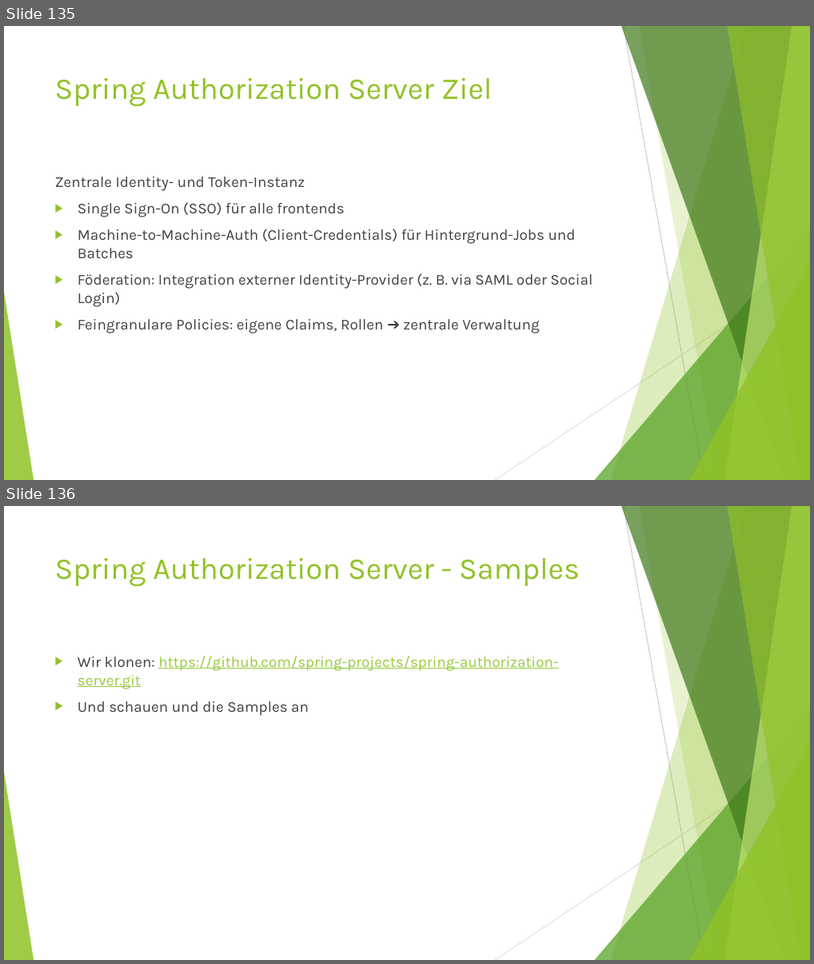
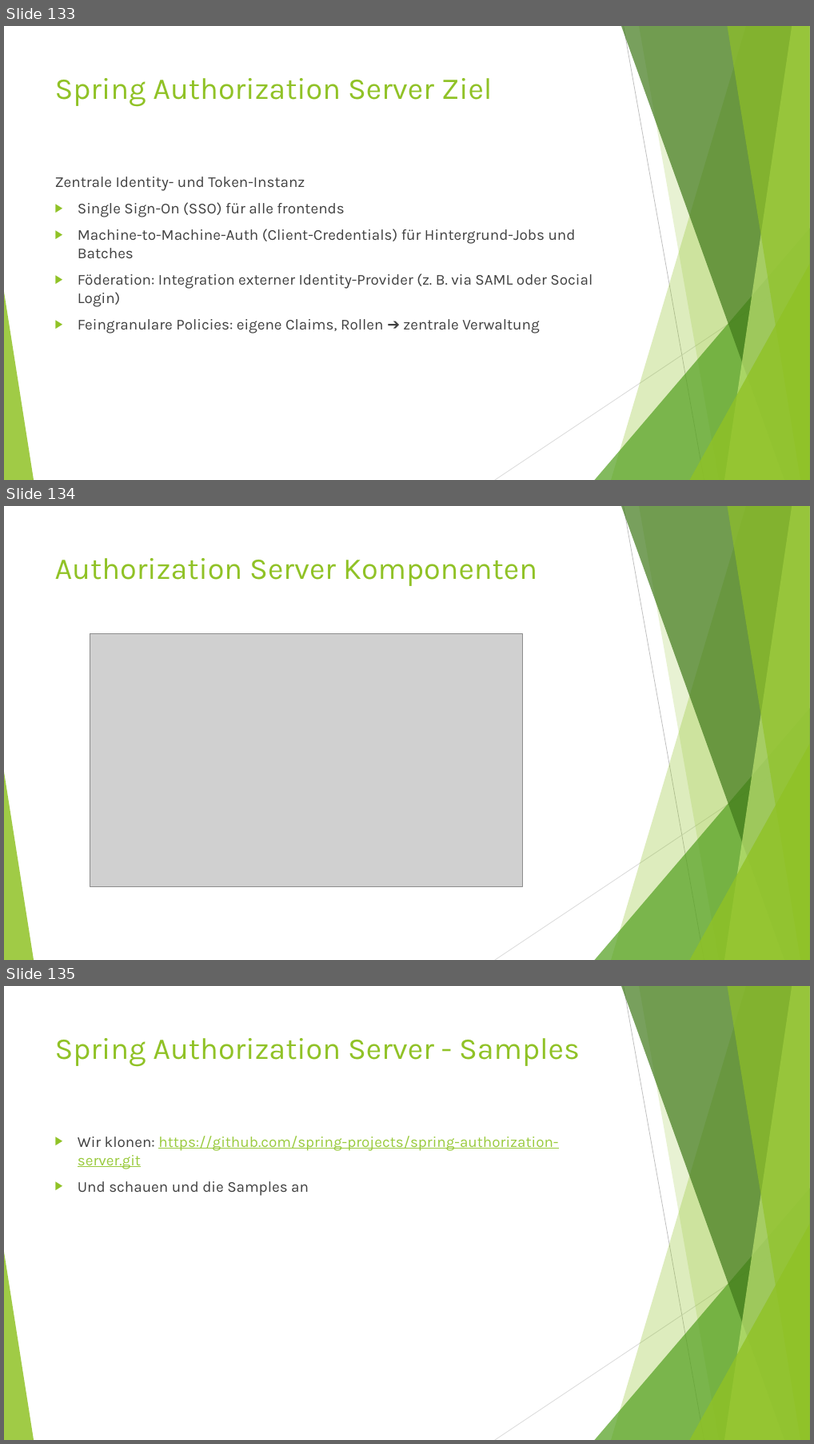
Before and after one commit to MichaelZett/20250708_Spring_Security, a slide deck: Spring_Security.pptx. Shown one above the other, each under a label of ours: slides 135 and 136 before the commit, slides 133, 134 and 135 after it. The pictures are 814x964 and 814x1444 pixels, drawn with LibreOffice and Linux fonts; fonts in the diff are those of the drawing; grey boxes stand for pictures. Boxes give left, top, right and bottom in pixels: in the first picture for what was removed or moved away, otherwise in the second. Text is boxed around its words. In the diff, an @@ line names an element or a change of style, - is before the commit and + after.

```diff
--- a/Spring_Security.pptx
+++ b/Spring_Security.pptx
@@ slide 134 added at <box>4,506,810,960</box>, background #FFFFFF; not listed: 10 template elements that a slide beside it also shows @@
@@ title added at <box>55,558,538,586</box>, 36 pt, text #90C226 @@
+Authorization Server Komponenten
@@ picture added at <box>90,634,523,887</box> @@
@@ what was slide 135 is now slide 133 @@
@@ what was slide 136 is now slide 135 @@
```
Also in this commit, not shown: 8 slides changed, 3 other slides added, 7 slides removed.
